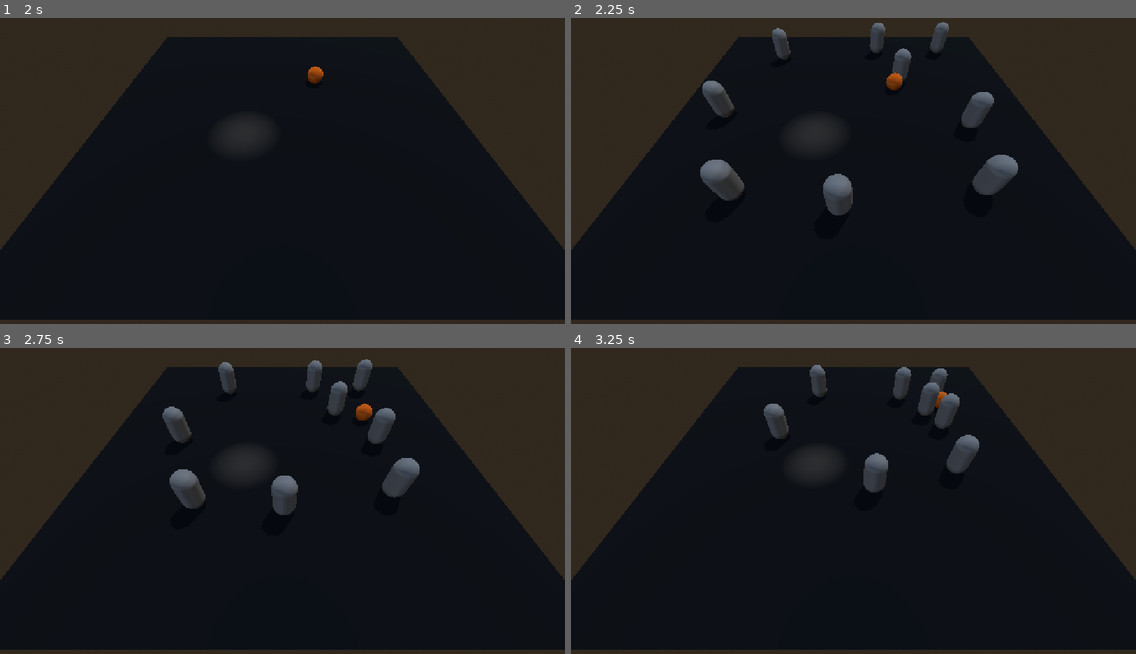
Above: before the commit, frames 1-4 (two rows, left to right).
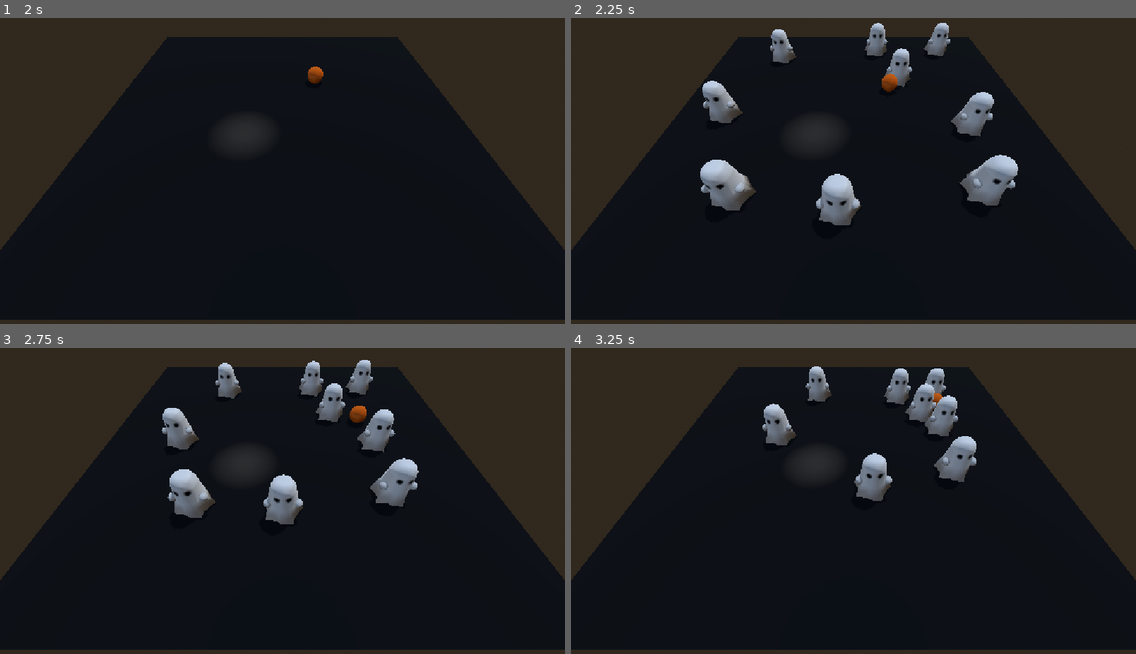
Above: after the commit, the same moments.

Repository: Dempsey845/moonlit-mayhem
Game: Godot game, scene res://Graveyard/graveyard.tscn
The game is run twice, just before and just after one commit, with the same random seed, the same clock (stepped at 60 frames per second) and the same inputs.
Inputs:
- Up to frame 1 (2 s): tap Enter at 0.5 s; hold D (move_right) 0.53-1.28 s; hold S (move_back) from 1.28 s (still down)
- Up to frame 2 (2.25 s): release S (move_back) at 2.03 s; hold D (move_right) from 2.03 s (still down)
- Up to frame 3 (2.75 s): keep holding D (move_right)
- Up to frame 4 (3.25 s): release D (move_right) at 2.78 s; hold W (move_forward) from 2.78 s (still down)

Frame 1 is identical in both runs. In frame 2, 5.8% of the frame differs, in the area x 22-80%, y 1-68%; in frame 3, 5.4%; in frame 4, 4.0%.

Commit message:
Created the ghost model and imported it.

Diff:
--- a/Ghost/ghost.tscn
+++ b/Ghost/ghost.tscn
@@ -1,20 +1,18 @@
 [gd_scene format=3 uid="uid://wrg516q7xe4g"]
 
 [ext_resource type="Script" uid="uid://bqrjf1qf6agjn" path="res://Ghost/ghost.gd" id="1_sdx2j"]
-
-[sub_resource type="CapsuleMesh" id="CapsuleMesh_xrivr"]
+[ext_resource type="PackedScene" uid="uid://b4m35rtubossf" path="res://Ghost/Ghost.glb" id="2_uexgx"]
 
 [sub_resource type="CapsuleShape3D" id="CapsuleShape3D_xrivr"]
+radius = 0.84765625
 
 [node name="Ghost" type="CharacterBody3D" unique_id=250297818]
 script = ExtResource("1_sdx2j")
-
-[node name="MeshInstance3D" type="MeshInstance3D" parent="." unique_id=357639595]
-transform = Transform3D(1, 0, 0, 0, 1, 0, 0, 0, 1, 0, 1, 0)
-mesh = SubResource("CapsuleMesh_xrivr")
 
 [node name="CollisionShape3D" type="CollisionShape3D" parent="." unique_id=643953794]
 transform = Transform3D(1, 0, 0, 0, 1, 0, 0, 0, 1, 0, 1, 0)
 shape = SubResource("CapsuleShape3D_xrivr")
 
 [node name="NavigationAgent3D" type="NavigationAgent3D" parent="." unique_id=61609250]
+
+[node name="Ghost" parent="." unique_id=1546254383 instance=ExtResource("2_uexgx")]
Binary file added: Ghost/Ghost.glb
Not shown, added: Ghost/Ghost.glb.import
Binary file added: Ghost/Ghost_GhostTexture.png
Not shown, added: Ghost/Ghost_GhostTexture.png.import
Binary file added: Ghost/Ghost_Ghost_Normal.png
Not shown, added: Ghost/Ghost_Ghost_Normal.png.import
